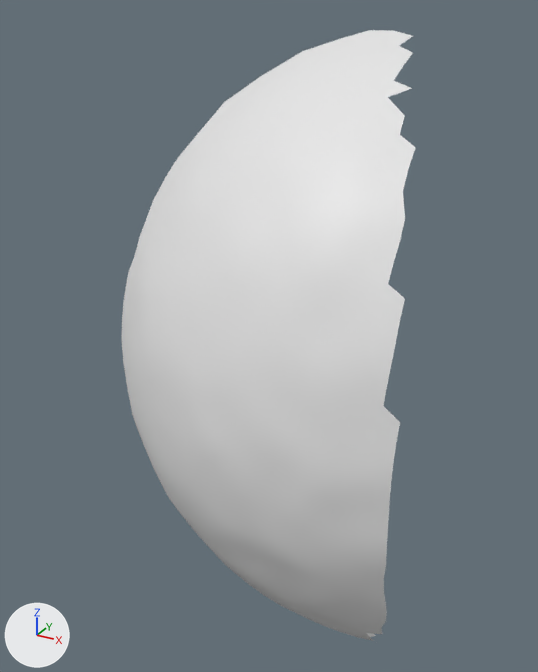
Two versions of the OBJ model res/final/onecam_fullvolume/cleanedup/FullVolium.000391.obj, one commit apart.
Before and after are seen from a 50 mm lens placed at (-151.5, -345.8, 532.0), pointed at (-229.0, -204.9, 461.6). Lighting does not change. The marker at lower left points along +X, +Y and +Z. Where no turn or scale is listed for an object, it has been applied to the vertices.

Names of what the first picture shows: 'FullVolium.000391'.
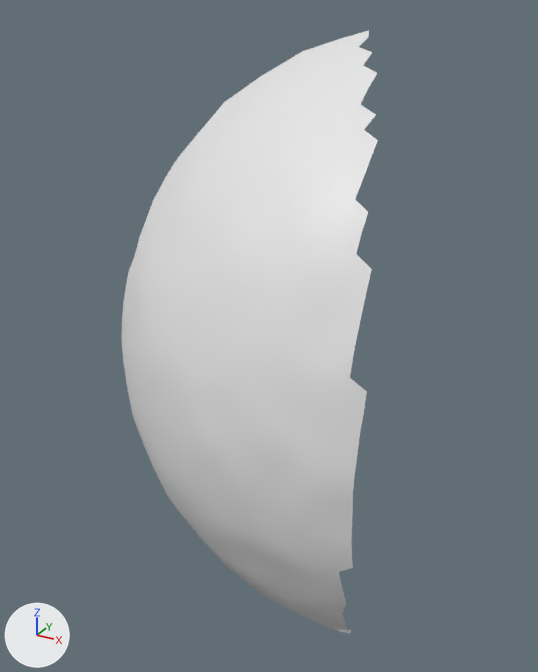
Pixel boxes [x1, y1, x2, y2] of what changed, in the pictures (538 x 672 px):
'FullVolium.000391', reshaped (13% narrower)
    before: [122, 30, 416, 641]
    after: [122, 31, 378, 633]
part 1 of me_fullvolium_000391, deleted
    before: [337, 30, 416, 641]

The change, as a diff of the scene's bpy script:
```diff
--- a/res/final/onecam_fullvolume/cleanedup/FullVolium.000391.obj.py
+++ b/res/final/onecam_fullvolume/cleanedup/FullVolium.000391.obj.py
@@ me_fullvolium_000391 @@
 # used by ob_fullvolium_000391; location = (0.0, 0.0, 0.0)
-me_fullvolium_000391.from_pydata(...)  # 805 vertices, 1538 faces; spans x -279.0..-185.4, y -241.8..-177.9, z 382.8..527.7
+me_fullvolium_000391.from_pydata(...)  # 728 vertices, 1384 faces; spans x -279.0..-191.7, y -241.8..-177.9, z 382.8..527.6
+# me_fullvolium_000391 part 1
+# 77 vertices are removed from x -211.2..-185.4, y -239.9..-182.0, z 384.6..527.7
+# 154 faces are deleted
```
